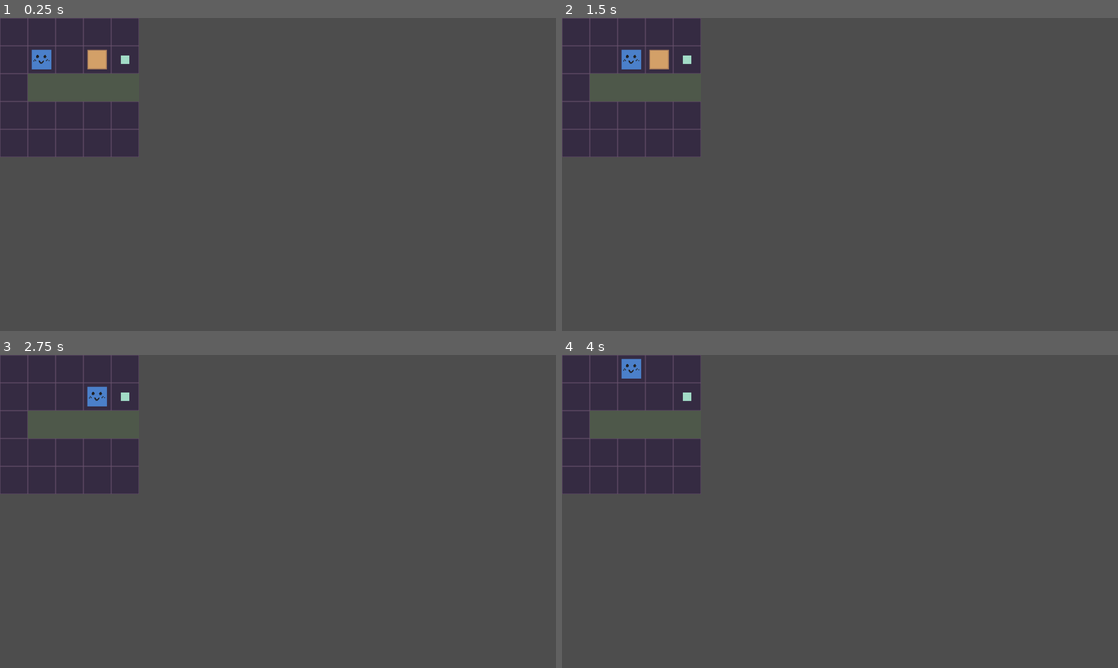
Above: before the commit, frames 1-4 (two rows, left to right).
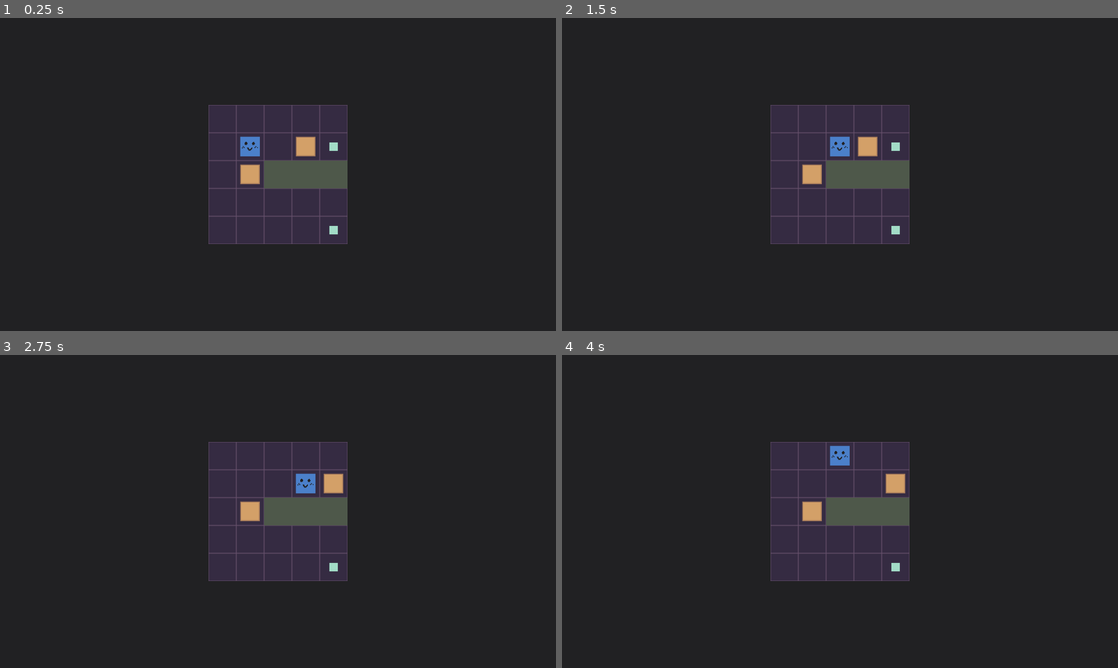
Above: after the commit, the same moments.

Repository: RonTheHuman/JamGame
Game: Godot game, scene res://Scenes/GameScene.tscn
Same seed, same stepped clock (60 frames per second), same inputs: the game is played once before the commit and once after it.
Inputs:
- Up to frame 1 (0.25 s): no input
- Up to frame 2 (1.5 s): tap Enter at 0.5 s; hold D (Right) 0.53-1.28 s; hold Space (Wait) 0.53-1.28 s; hold S (Down) from 1.28 s (still down); tap Space (Wait) at 1.35 s
- Up to frame 3 (2.75 s): tap Enter at 2 s; release S (Down) at 2.03 s; hold D (Right) from 2.03 s (still down); hold Space (Wait) from 2.03 s (still down)
- Up to frame 4 (4 s): release D (Right) at 2.78 s; release Space (Wait) at 2.78 s; hold W (Up) 2.78-3.53 s; tap Space (Wait) at 2.85 s; tap Enter at 3.5 s; hold A (Left) from 3.53 s (still down); hold Space (Wait) from 3.53 s (still down)

The runs differ from the first frame. In frame 1, 98% of the frame differs, in the area x 0-100%, y 0-100%; in frame 2, 98%; in frame 3, 98%; in frame 4, 98%.

Commit message:
added box pushing (no multi) and camera

Diff:
--- a/Scenes/GameScene.tscn
+++ b/Scenes/GameScene.tscn
@@ -7,4 +7,10 @@
 texture_filter = 1
 script = ExtResource("1_r2l5w")
 
+[node name="Background" type="Polygon2D" parent="."]
+color = Color(0.129412, 0.129412, 0.137255, 1)
+polygon = PackedVector2Array(-561, -564, 1702, -562, 1668, 1148, -610, 1158)
+
 [node name="GridTile" parent="." instance=ExtResource("2_0oo2o")]
+
+[node name="Camera2D" type="Camera2D" parent="."]
--- a/Scripts/GameScene.gd
+++ b/Scripts/GameScene.gd
@@ -13,12 +13,12 @@
 
 var layer1 := [[0, 0, 0, 0, 0],
 			   [0, 0, 0, 0, 4],
-			   [0, 3, 3, 3, 3],
+			   [0, 0, 3, 3, 3],
 			   [0, 0, 0, 0, 0],
-			   [0, 0, 0, 0, 0]]
+			   [0, 0, 0, 0, 4]]
 var layer2 := [[0, 0, 0, 0, 0],
 			   [0, 1, 0, 2, 0],
-			   [0, 0, 0, 0, 0],
+			   [0, 2, 0, 0, 0],
 			   [0, 0, 0, 0, 0],
 			   [0, 0, 0, 0, 0]]
 var level_w: int = len(layer1[0])
@@ -39,6 +39,7 @@
 			break
 	$GridTile.region_rect = Rect2(grid_start,
 				tile_size * Vector2(level_w, level_h))
+	$Camera2D.position = grid_start + (tile_size / 2) * Vector2(level_w, level_h)
 	draw_state()
 
 func _input(event):
@@ -52,6 +53,15 @@
 		next_state(Action.LEFT)
 	if event.is_action_pressed("Wait"):
 		next_state(Action.WAIT)
+	draw_state()
+
+func is_blocked(location: Vector2) -> bool:
+	if location.x < 0 or location.x >= level_w or \
+			location.y < 0 or location.y >= level_h or \
+				layer1[location.y][location.x] == Tile.WALL:
+		return true
+	return false
+
 
 func next_state(action: Action):
 	if action == Action.WAIT:
@@ -66,21 +76,25 @@
 	if action == Action.LEFT:
 		move_vec = Vector2(-1, 0)
 	var new_loc = player_loc + move_vec
-	print(new_loc)
-	# if out of bounds
-	if new_loc.x < 0 or new_loc.x >= level_w or \
-			new_loc.y < 0 or new_loc.y >= level_h:
+	if is_blocked(new_loc):
+		return
+	# if moving into box
+	if layer2[new_loc.y][new_loc.x] == Tile.BOX:
+		var new_box_loc = new_loc + move_vec
+		if is_blocked(new_box_loc):
 			return
-	# if moving into wall
-	if layer1[new_loc.y][new_loc.x] == Tile.WALL:
-		return
-	# if moving into empty
-	if layer1[new_loc.y][new_loc.x] == Tile.NONE:
+		if layer2[new_box_loc.y][new_box_loc.x] == Tile.BOX: # no multipush (yet)
+			return
 		layer2[player_loc.y][player_loc.x] = Tile.NONE
 		player_loc = new_loc
 		layer2[player_loc.y][player_loc.x] = Tile.PLAYER
-	draw_state()
-
+		layer2[new_box_loc.y][new_box_loc.x] = Tile.BOX
+	# if moving into empty
+	if layer1[new_loc.y][new_loc.x] == Tile.NONE or \
+				layer1[new_loc.y][new_loc.x] == Tile.SENSOR:
+		layer2[player_loc.y][player_loc.x] = Tile.NONE
+		player_loc = new_loc
+		layer2[player_loc.y][player_loc.x] = Tile.PLAYER
 
 func draw_state():
 	for child in $GridTile.get_children():
